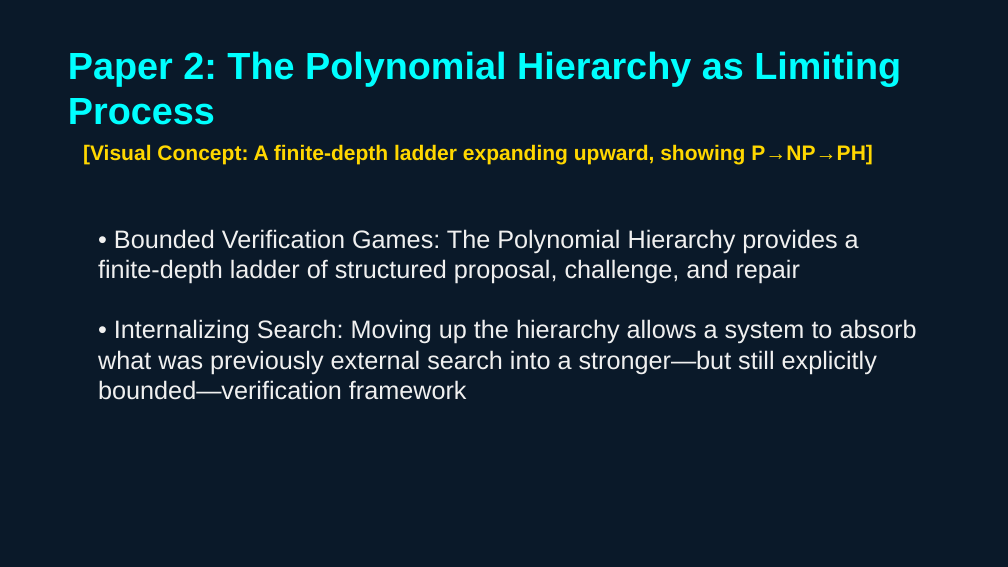
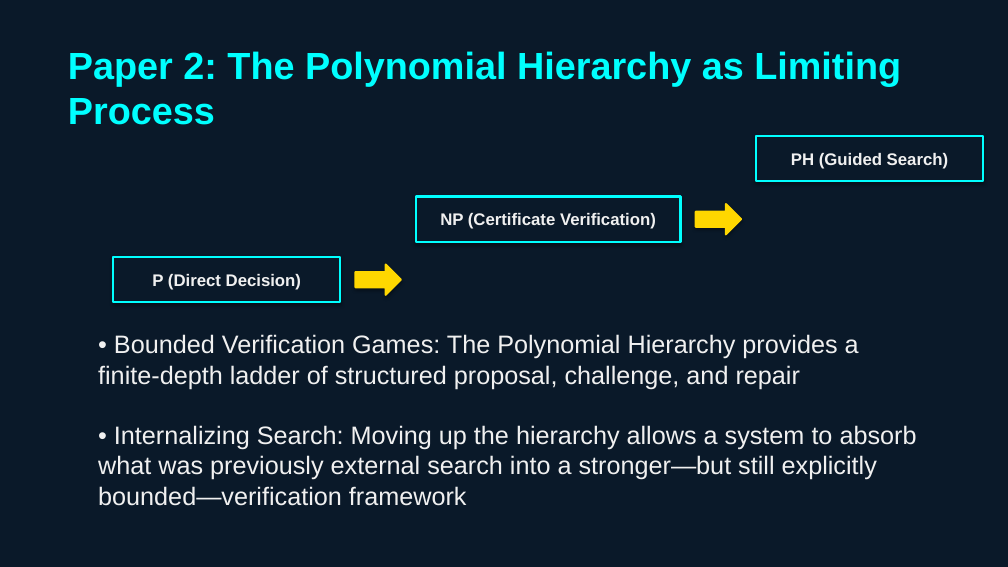
Before and after one commit to chienpinglu/The_AI_Progress_Blueprint, a slide deck: slide 7 of The_AI_Progress_Blueprint.pptx. Drawn at 1008x567 pixels with LibreOffice and Linux fonts; fonts in the diff are those of the drawing. Boxes give left, top, right and bottom in pixels: in the first picture for what was removed or moved away, otherwise in the second. Text is boxed around its words. In the diff, an @@ line names an element or a change of style, - is before the commit and + after.

Commit message:
Add native shape drawing logic for Visual Concepts

```diff
--- a/The_AI_Progress_Blueprint.pptx
+++ b/The_AI_Progress_Blueprint.pptx
@@ text removed at [83, 144, 873, 165] @@
-[Visual Concept: A finite-depth ladder expanding upward, showing P→NP→PH]
@@ rectangle added at [756, 136, 983, 181], fill #0A1929, outline #00FFFF 2 pt, 16 pt, text #F0F0F0, bold @@
+PH (Guided Search)
@@ rectangle added at [416, 197, 681, 242], fill #0A1929, outline #00FFFF 2 pt, 16 pt, text #F0F0F0, bold @@
+NP (Certificate Verification)
@@ right arrow added at [696, 204, 741, 234], fill #FFD700, outline #FFD700 2 pt @@
@@ rectangle added at [113, 257, 340, 302], fill #0A1929, outline #00FFFF 2 pt, 16 pt, text #F0F0F0, bold @@
+P (Direct Decision)
@@ right arrow added at [355, 265, 401, 295], fill #FFD700, outline #FFD700 2 pt @@
@@ text "• Bounded Verification Games: The ...": place and size @@
-text "• Bounded Verification Games: The ..." at [98, 229, 859, 284]
+text "• Bounded Verification Games: The ..." at [98, 334, 859, 389]
@@ text "• Internalizing Search: Moving up ...": place and size @@
-text "• Internalizing Search: Moving up ..." at [98, 319, 917, 400]
+text "• Internalizing Search: Moving up ..." at [98, 425, 917, 506]
```
Also in this commit, not shown: 8 other slides changed, 1 other file.
